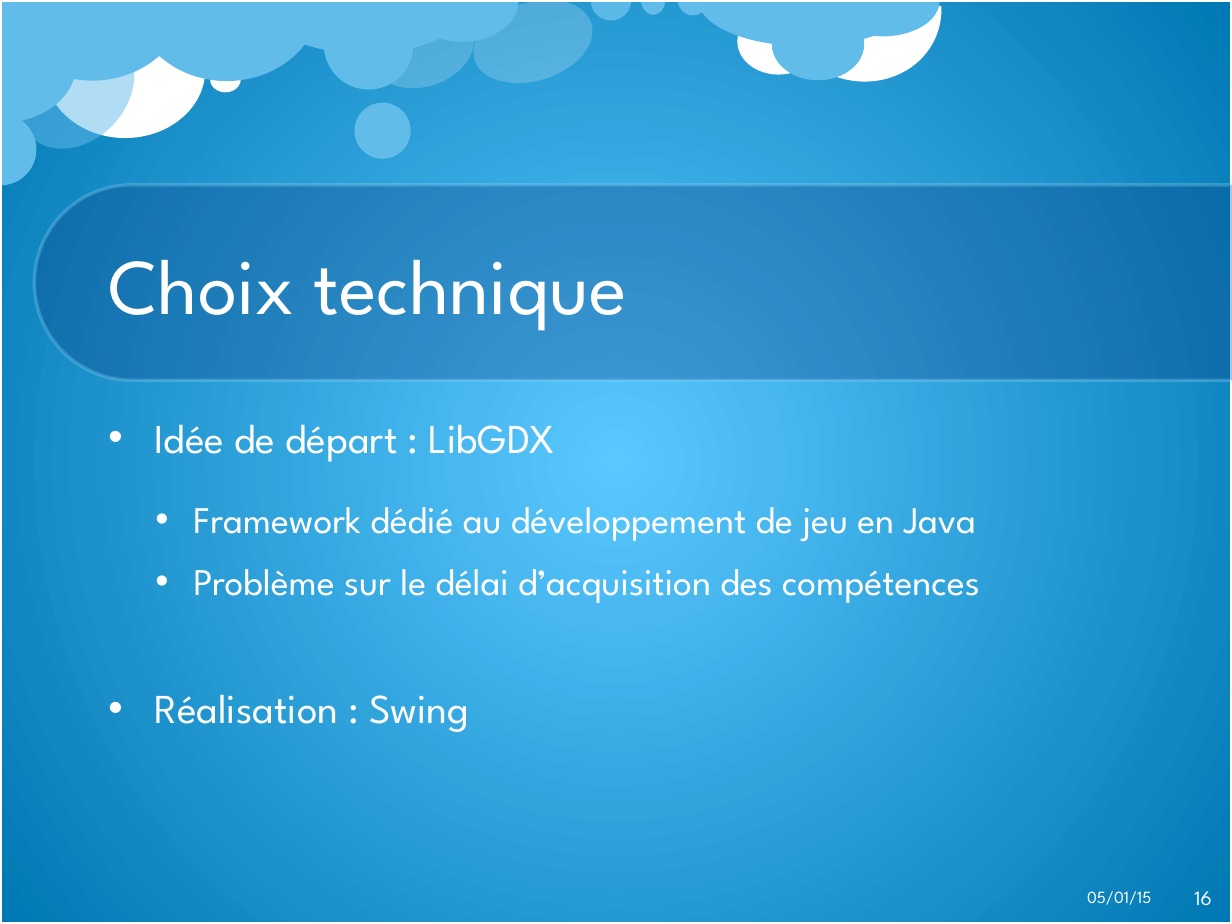
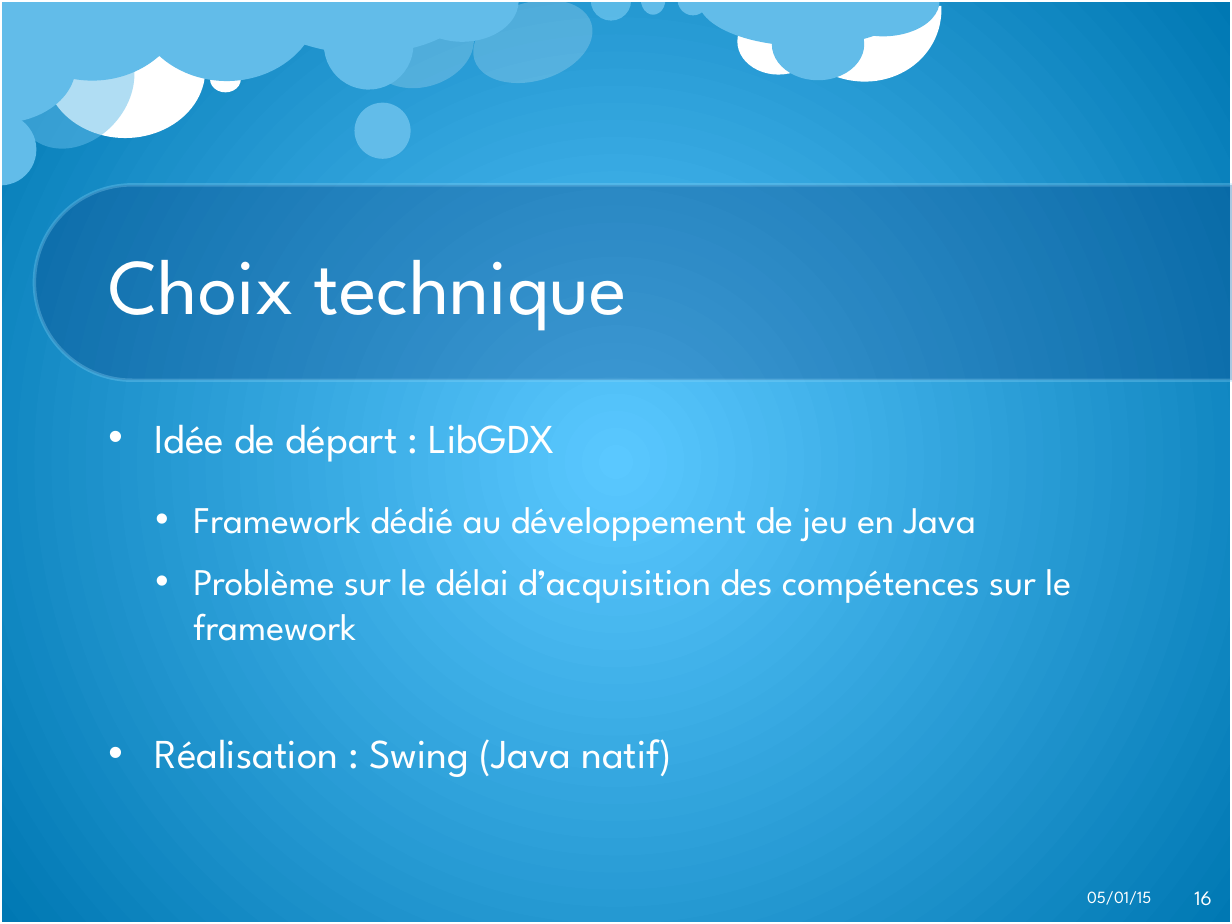
Before and after one commit to Aveys/Les-tresors-de-Java, a slide deck: slide 16 of Livraison/Soutenance.pptx. Drawn at 1232x924 pixels with LibreOffice and Linux fonts; fonts in the diff are those of the drawing; background and template pictures are left out. Boxes give left, top, right and bottom in pixels: in the first picture for what was removed or moved away, otherwise in the second. Text is boxed around its words. In the diff, an @@ line names an element or a change of style, - is before the commit and + after.

```diff
--- a/Livraison/Soutenance.pptx
+++ b/Livraison/Soutenance.pptx
@@ text at (x1=155, y1=569, x2=1071, y2=777): text changed @@
-  • Problème sur le délai d’acquisition des compétences
-• Réalisation : Swing
+  • Problème sur le délai d’acquisition des compétences sur le framework
+• Réalisation : Swing (Java natif)
```
Also in this commit, not shown: 8 other slides changed, 1 other file.
